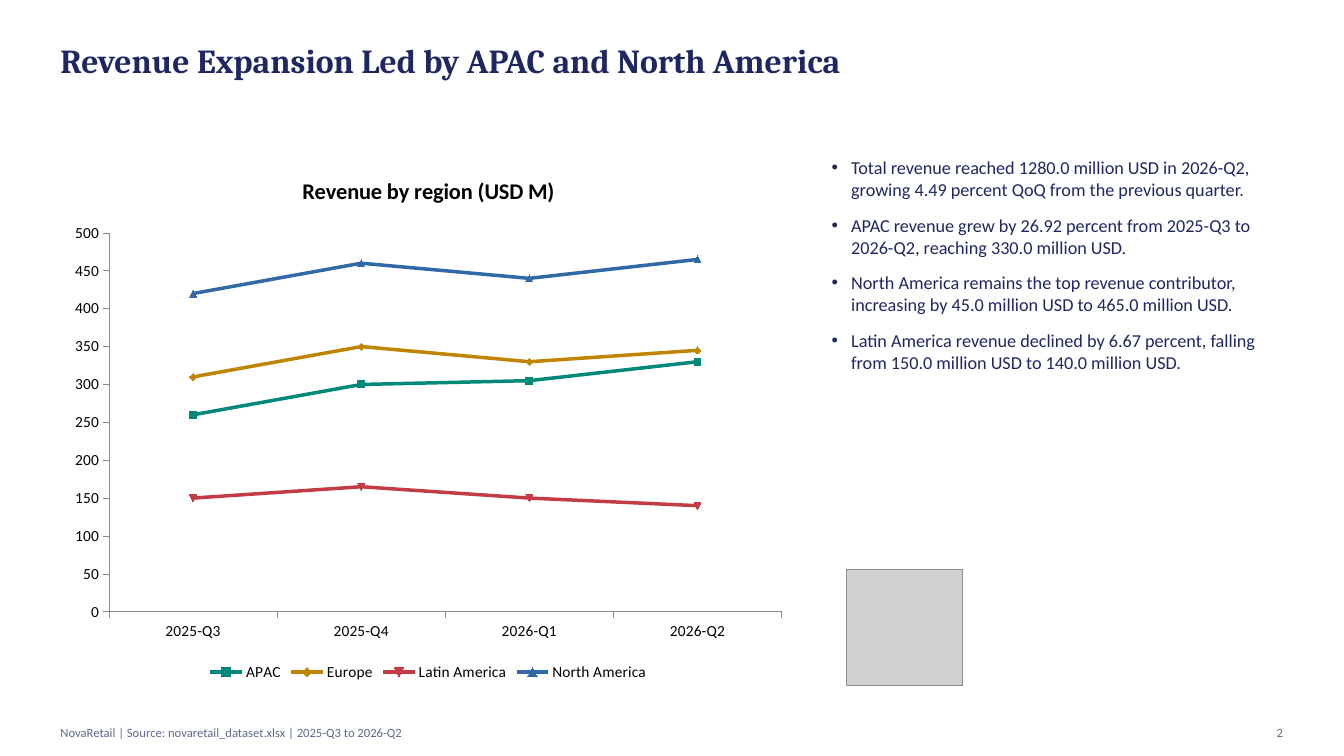
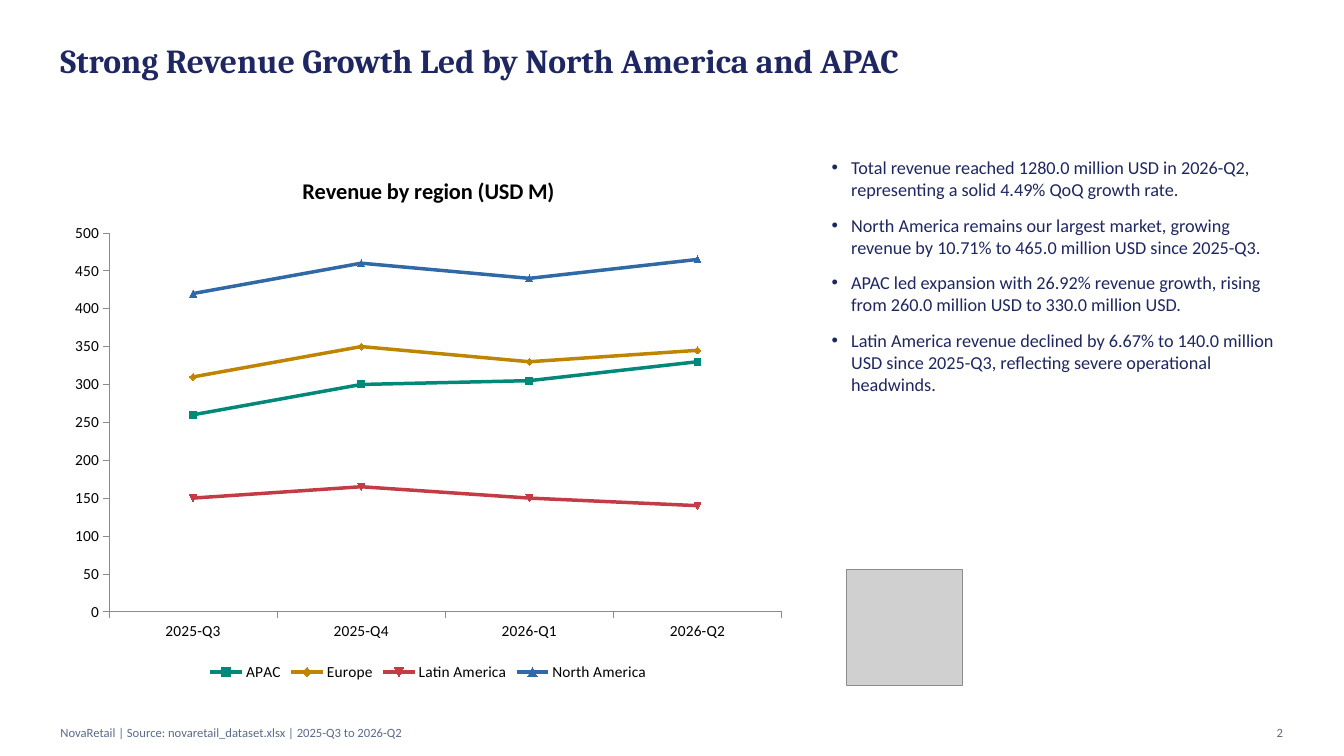
Before and after one commit to Chetan-Gupta1/GoogleADK_CapstoneProject, a slide deck: slide 2 of output/presentation.pptx. Drawn at 1344x756 pixels with LibreOffice and Linux fonts; fonts in the diff are those of the drawing; grey boxes stand for pictures. Boxes give left, top, right and bottom in pixels: in the first picture for what was removed or moved away, otherwise in the second. Text is boxed around its words. In the diff, an @@ line names an element or a change of style, - is before the commit and + after.

```diff
--- a/output/presentation.pptx
+++ b/output/presentation.pptx
@@ text at [60, 49, 899, 81]: text changed @@
-Revenue Expansion Led by APAC and North America
+Strong Revenue Growth Led by North America and APAC
@@ text at [851, 161, 1273, 391]: text changed @@
-• Total revenue reached 1280.0 million USD in 2026-Q2, growing 4.49 percent QoQ from the previous quarter.
-• APAC revenue grew by 26.92 percent from 2025-Q3 to 2026-Q2, reaching 330.0 million USD.
-• North America remains the top revenue contributor, increasing by 45.0 million USD to 465.0 million USD.
-• Latin America revenue declined by 6.67 percent, falling from 150.0 million USD to 140.0 million USD.
+• Total revenue reached 1280.0 million USD in 2026-Q2, representing a solid 4.49% QoQ growth rate.
+• North America remains our largest market, growing revenue by 10.71% to 465.0 million USD since 2025-Q3.
+• APAC led expansion with 26.92% revenue growth, rising from 260.0 million USD to 330.0 million USD.
+• Latin America revenue declined by 6.67% to 140.0 million USD since 2025-Q3, reflecting severe operational headwinds.
```
Also in this commit, not shown: 4 other slides changed, 1 other file.
